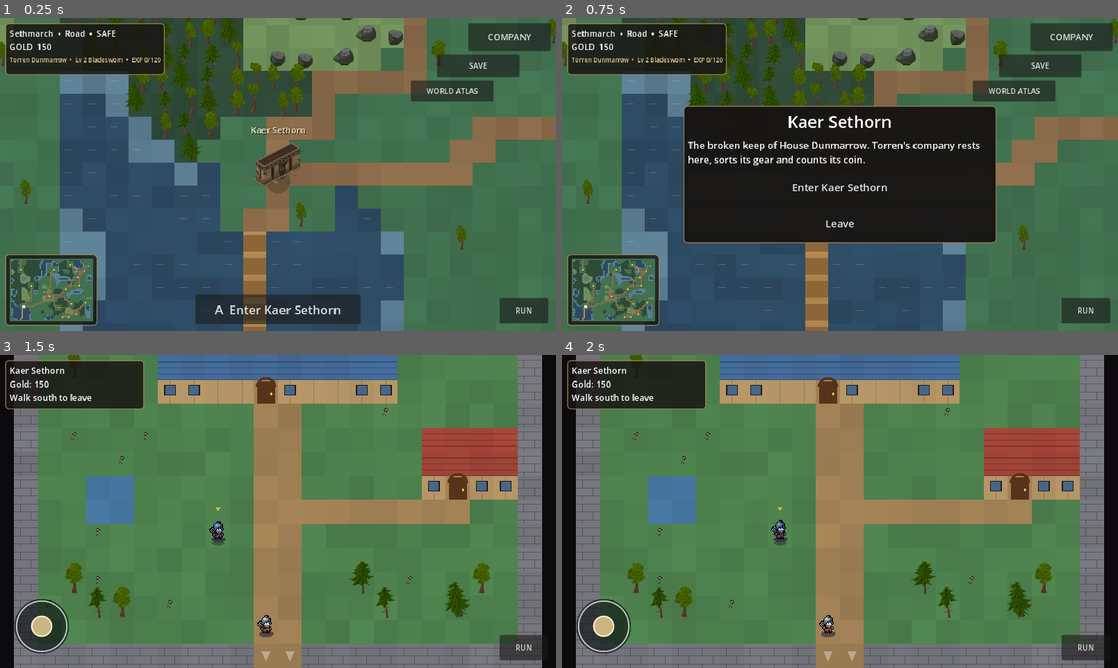
Above: before the commit, frames 1-4 (two rows, left to right).
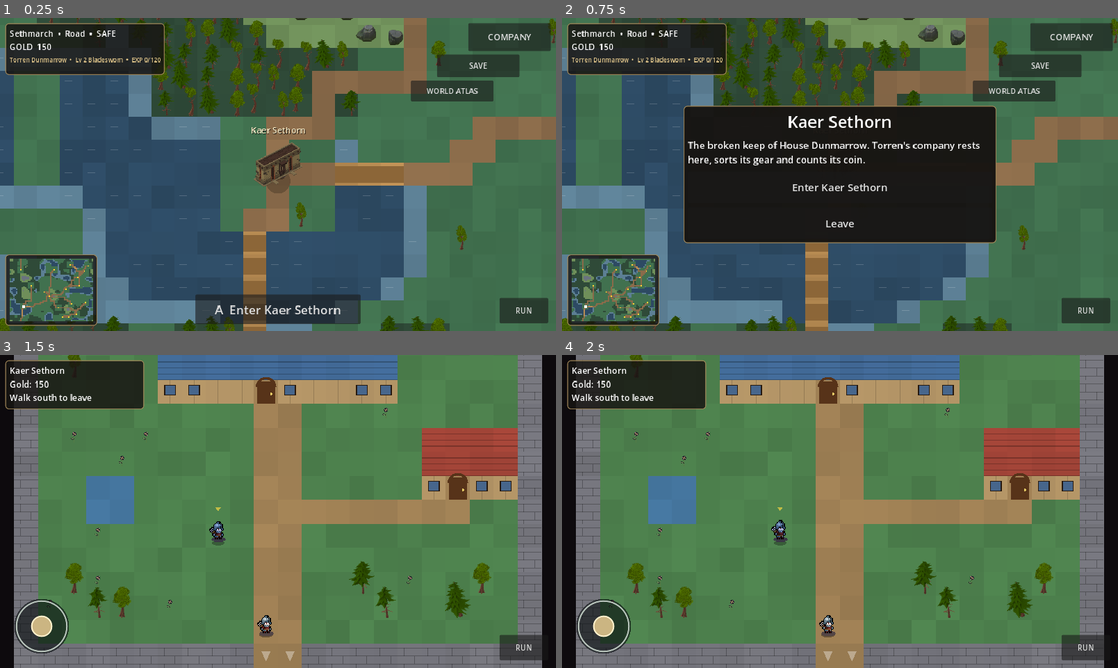
Above: after the commit, the same moments.

Repository: ninjun42215-gif/KindleWake
Game: Godot game, scene res://World.tscn
The game is run twice, just before and just after one commit, with the same random seed, the same clock (stepped at 60 frames per second) and the same inputs. This scene is started directly instead of the project's main scene.
Inputs:
- Up to frame 1 (0.25 s): no input
- Up to frame 2 (0.75 s): click "A Enter Kaer Sethorn" at 0.5 s
- Up to frame 3 (1.5 s): click "Enter Kaer Sethorn" at 1.25 s
- Up to frame 4 (2 s): no input

The runs differ from the first frame. In frame 1, 18% of the frame differs, in the area x 0-81%, y 0-100%; in frame 2, 14%; in frame 3, nothing differs; in frame 4, nothing differs.

Commit message:
art: generate seamless periodic terrain across world seams

Diff:
--- a/Kindlewake/scripts/world/world_map.gd
+++ b/Kindlewake/scripts/world/world_map.gd
@@ -48,6 +48,23 @@
     return lerpf(a, b, ty)
 
 
+## Periodic value noise: the sample at x=width/y=height is identical to x=0/y=0.
+static func periodic_noise(x: int, y: int, map_width: int, map_height: int, scale: float, seed: int) -> float:
+    var cells_x: int = maxi(1, roundi(float(map_width) / scale))
+    var cells_y: int = maxi(1, roundi(float(map_height) / scale))
+    var fx: float = float(x) * float(cells_x) / float(map_width)
+    var fy: float = float(y) * float(cells_y) / float(map_height)
+    var ix: int = floori(fx)
+    var iy: int = floori(fy)
+    var tx: float = fx - float(ix)
+    var ty: float = fy - float(iy)
+    tx = tx * tx * (3.0 - 2.0 * tx)
+    ty = ty * ty * (3.0 - 2.0 * ty)
+    var a: float = lerpf(hash01(posmod(ix, cells_x), posmod(iy, cells_y), seed), hash01(posmod(ix + 1, cells_x), posmod(iy, cells_y), seed), tx)
+    var b: float = lerpf(hash01(posmod(ix, cells_x), posmod(iy + 1, cells_y), seed), hash01(posmod(ix + 1, cells_x), posmod(iy + 1, cells_y), seed), tx)
+    return lerpf(a, b, ty)
+
+
 static func generate(cfg: Dictionary) -> WorldMap:
     var m := WorldMap.new()
     m.width = maxi(8, int(cfg.get("width", 64)))
@@ -58,12 +75,11 @@
     m.tiles.resize(m.width * m.height)
     for y in range(m.height):
         for x in range(m.width):
-            var e: float = noise(x, y, 10.0, m.seed_value) * 0.65 + noise(x, y, 5.0, m.seed_value + 7) * 0.35
-            var wet: float = noise(x, y, 9.0, m.seed_value + 31) * 0.7 + noise(x, y, 4.0, m.seed_value + 53) * 0.3
+            var e: float = periodic_noise(x, y, m.width, m.height, 10.0, m.seed_value) * 0.65 + periodic_noise(x, y, m.width, m.height, 5.0, m.seed_value + 7) * 0.35
+            var wet: float = periodic_noise(x, y, m.width, m.height, 9.0, m.seed_value + 31) * 0.7 + periodic_noise(x, y, m.width, m.height, 4.0, m.seed_value + 53) * 0.3
             var t: int = GRASS
-            if m.wrap_enabled and (x == 0 or y == 0 or x == m.width - 1 or y == m.height - 1):
-                t = GRASS
-            elif not m.wrap_enabled and (x == 0 or y == 0 or x == m.width - 1 or y == m.height - 1):
+            var edge: bool = x == 0 or y == 0 or x == m.width - 1 or y == m.height - 1
+            if not m.wrap_enabled and edge:
                 t = MOUNTAIN
             elif e < 0.30:
                 t = WATER
@@ -75,6 +91,8 @@
                 t = HILL
             elif wet > 0.58:
                 t = FOREST
+            if m.wrap_enabled and edge and SPEED[t] <= 0.0:
+                t = GRASS
             m.tiles[y * m.width + x] = t
     # clear a small meadow around every place, then lay the roads
     for p in m.places:
